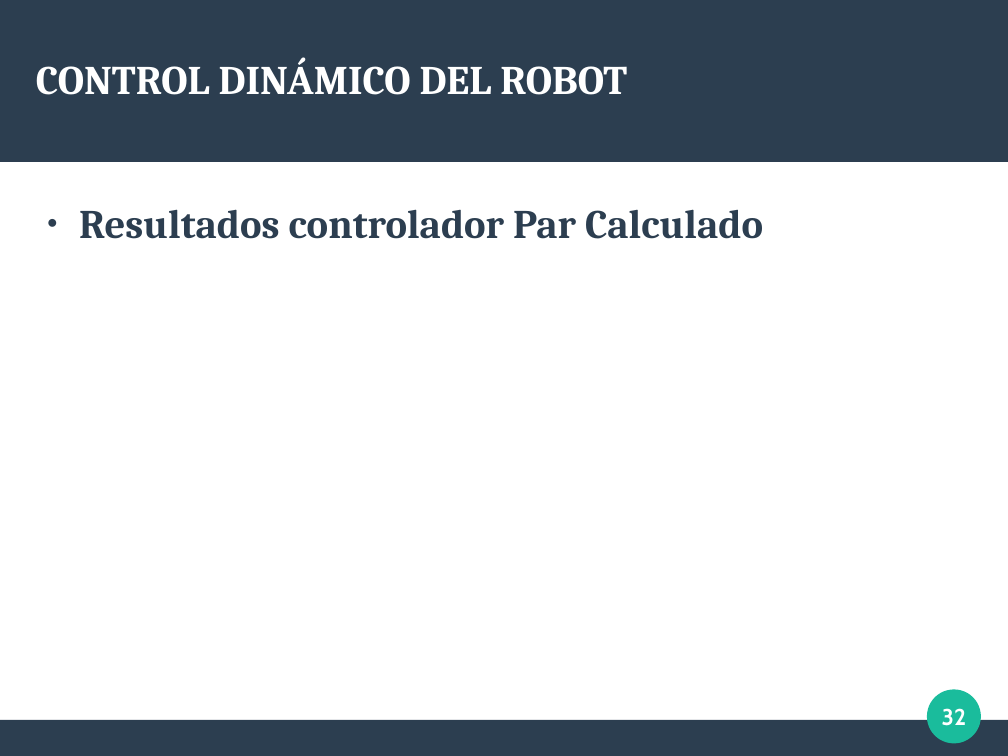
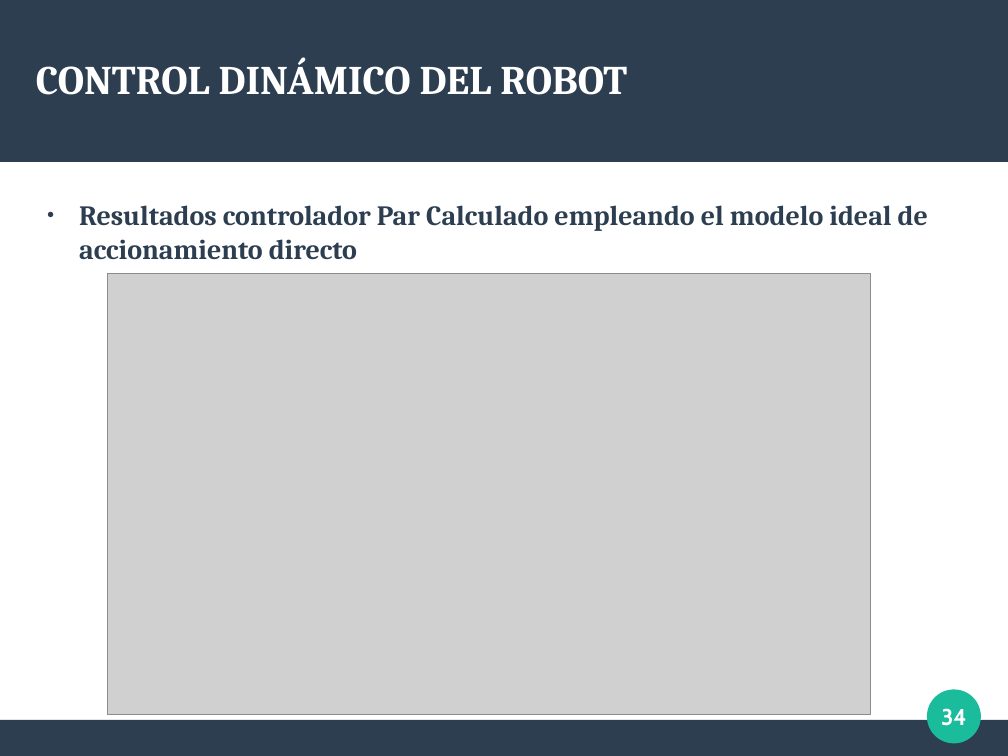
Before and after one commit to Arrivederccimamasita/Robot_RRR_CyPR, a slide deck: slide 34 of Presentacion_defensa/defensa.odp (slide 32 before the commit). Drawn at 1008x756 pixels with LibreOffice and Linux fonts; fonts in the diff are those of the drawing; grey boxes stand for pictures. Boxes give left, top, right and bottom in pixels: in the first picture for what was removed or moved away, otherwise in the second. Text is boxed around its words. In the diff, an @@ line names an element or a change of style, - is before the commit and + after.

```diff
--- a/Presentacion_defensa/defensa.odp
+++ b/Presentacion_defensa/defensa.odp
@@ text at <box>79,205,928,259</box>: text changed; size 32 to 22 pt @@
-● Resultados controlador Par Calculado
+● Resultados controlador Par Calculado empleando el modelo ideal de accionamiento directo
@@ picture added at <box>108,273,871,714</box> @@
@@ page number at <box>941,708,967,726</box>: text changed @@
-32
+34
```
Also in this commit, not shown: 11 other slides changed, 7 slides added, 1 slide removed, 27 other files.
